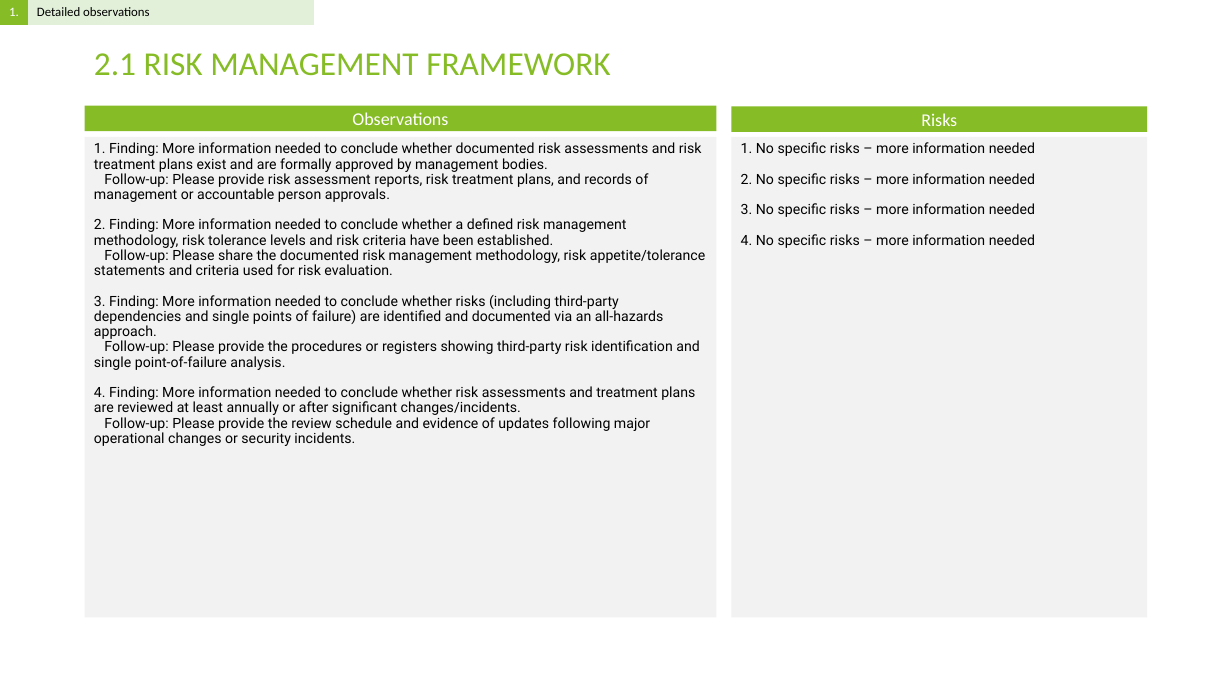
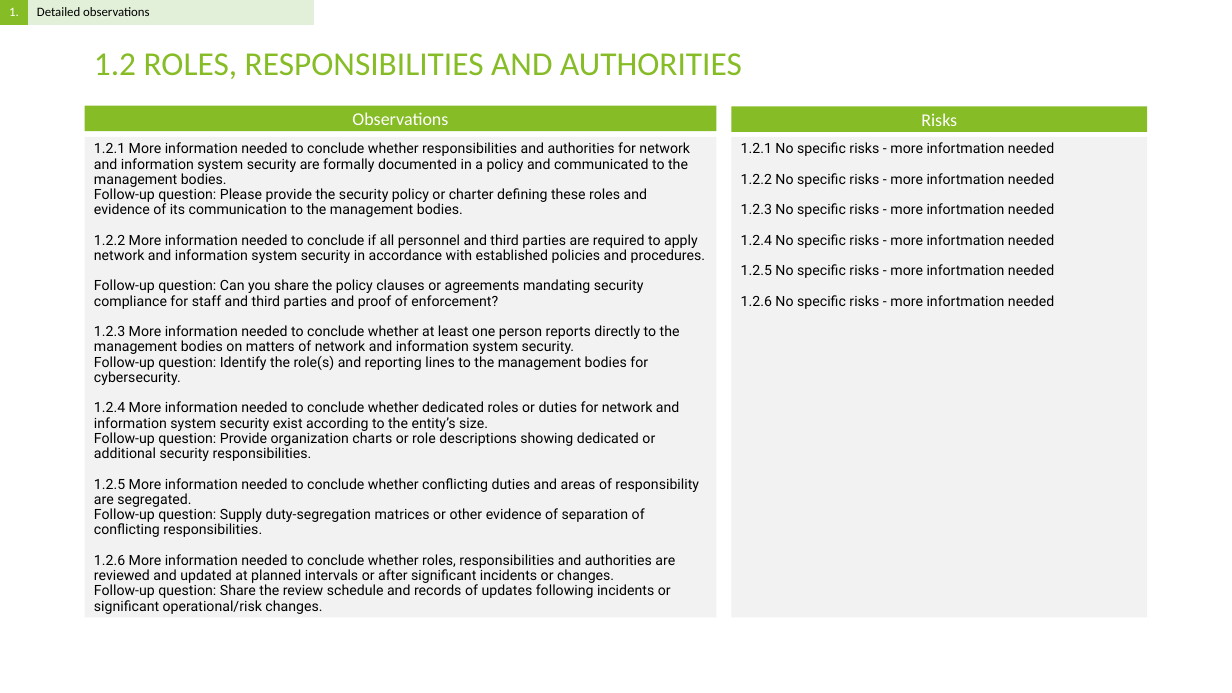
Before and after one commit to Rokas01/tprm, a slide deck: slide 5 of filename.pptx. Drawn at 1232x693 pixels with LibreOffice and Linux fonts; fonts in the diff are those of the drawing. Boxes give left, top, right and bottom in pixels: in the first picture for what was removed or moved away, otherwise in the second. Text is boxed around its words. In the diff, an @@ line names an element or a change of style, - is before the commit and + after.

```diff
--- a/filename.pptx
+++ b/filename.pptx
@@ title at <box>94,53,742,79</box>: text changed @@
-2.1 RISK MANAGEMENT FRAMEWORK
+1.2 ROLES, RESPONSIBILITIES AND AUTHORITIES
@@ text at <box>94,142,705,614</box>: text changed @@
-1. Finding: More information needed to conclude whether documented risk assessments and risk treatment plans exist and are formally approved by management bodies.
-Follow-up: Please provide risk assessment reports, risk treatment plans, and records of management or accountable person approvals.
-2. Finding: More information needed to conclude whether a defined risk management methodology, risk tolerance levels and risk criteria have been established.
-Follow-up: Please share the documented risk management methodology, risk appetite/tolerance statements and criteria used for risk evaluation.
-3. Finding: More information needed to conclude whether risks (including third-party dependencies and single points of failure) are identified and documented via an all-hazards approach.
-Follow-up: Please provide the procedures or registers showing third-party risk identification and single point-of-failure analysis.
-4. Finding: More information needed to conclude whether risk assessments and treatment plans are reviewed at least annually or after significant changes/incidents.
-Follow-up: Please provide the review schedule and evidence of updates following major operational changes or security incidents.
+1.2.1 More information needed to conclude whether responsibilities and authorities for network and information system security are formally documented in a policy and communicated to the management bodies.
+Follow-up question: Please provide the security policy or charter defining these roles and evidence of its communication to the management bodies.
+1.2.2 More information needed to conclude if all personnel and third parties are required to apply network and information system security in accordance with established policies and procedures.
+Follow-up question: Can you share the policy clauses or agreements mandating security compliance for staff and third parties and proof of enforcement?
+1.2.3 More information needed to conclude whether at least one person reports directly to the management bodies on matters of network and information system security.
+Follow-up question: Identify the role(s) and reporting lines to the management bodies for cybersecurity.
+1.2.4 More information needed to conclude whether dedicated roles or duties for network and information system security exist according to the entity’s size.
+Follow-up question: Provide organization charts or role descriptions showing dedicated or additional security responsibilities.
+1.2.5 More information needed to conclude whether conflicting duties and areas of responsibility are segregated.
+Follow-up question: Supply duty-segregation matrices or other evidence of separation of conflicting responsibilities.
+1.2.6 More information needed to conclude whether roles, responsibilities and authorities are reviewed and updated at planned intervals or after significant incidents or changes.
+Follow-up question: Share the review schedule and records of updates following incidents or significant operational/risk changes.
@@ text at <box>741,143,1054,309</box>: text changed @@
-1. No specific risks – more information needed
-2. No specific risks – more information needed
-3. No specific risks – more information needed
-4. No specific risks – more information needed
+1.2.1 No specific risks - more infortmation needed
+1.2.2 No specific risks - more infortmation needed
+1.2.3 No specific risks - more infortmation needed
+1.2.4 No specific risks - more infortmation needed
+1.2.5 No specific risks - more infortmation needed
+1.2.6 No specific risks - more infortmation needed
```
Also in this commit, not shown: 3 other slides changed, 22 slides removed, 1 other file.
